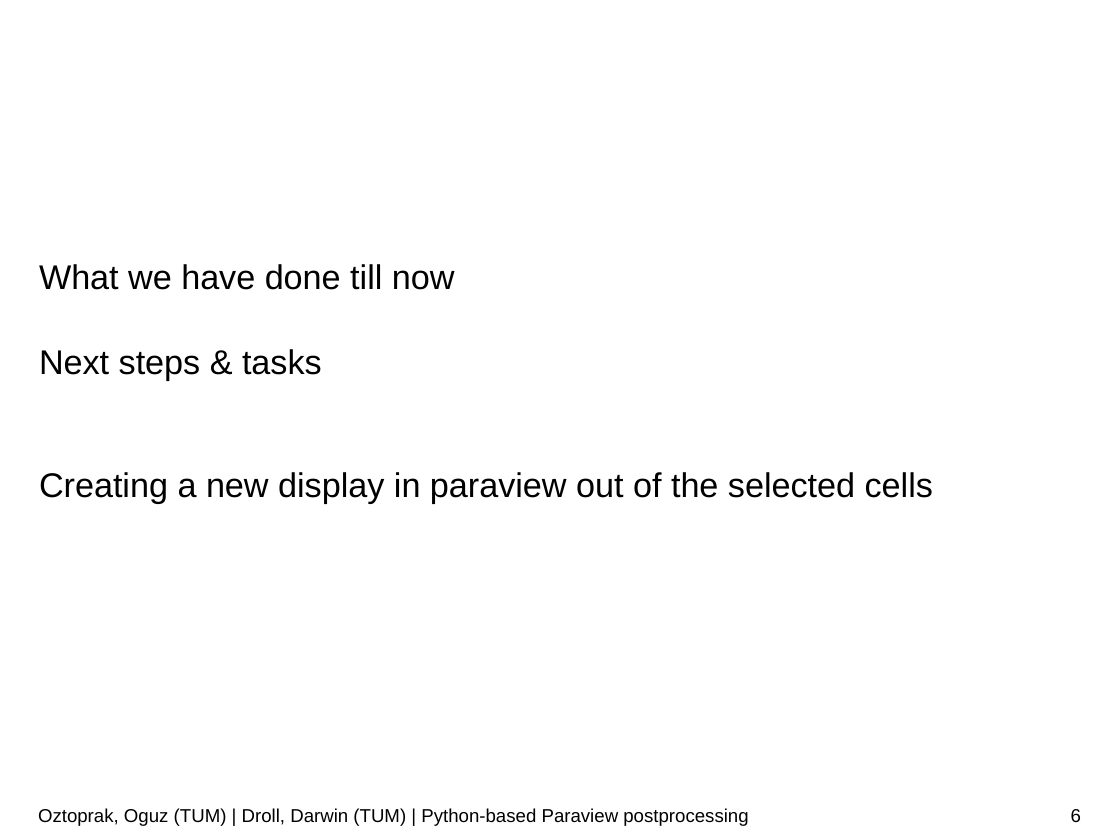
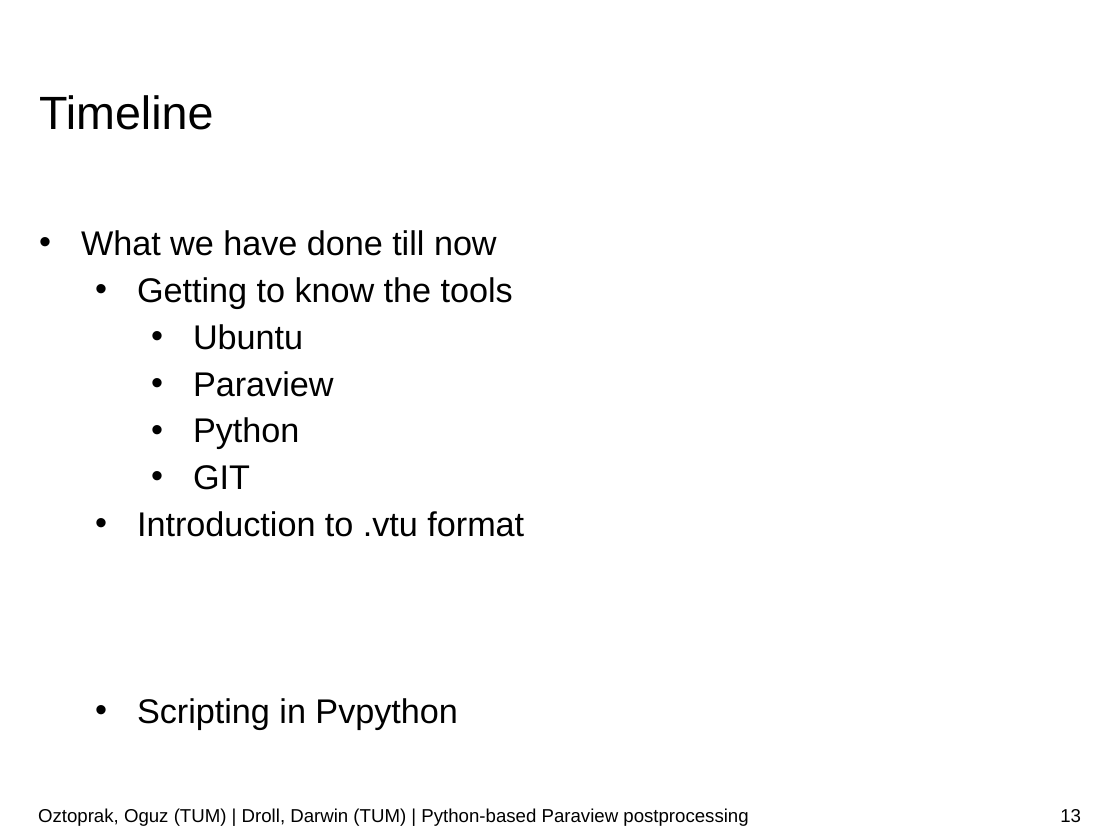
Before and after one commit to JusticeBoi/Paraview-PostProcessing-SoftwareLab, a slide deck: slide 13 of Paraview-postprocessor.pptx (slide 6 before the commit). Drawn at 1120x840 pixels with LibreOffice and Linux fonts; fonts in the diff are those of the drawing; background and template pictures are left out. Boxes give left, top, right and bottom in pixels: in the first picture for what was removed or moved away, otherwise in the second. Text is boxed around its words. In the diff, an @@ line names an element or a change of style, - is before the commit and + after.

```diff
--- a/Paraview-postprocessor.pptx
+++ b/Paraview-postprocessor.pptx
@@ text "Timeline" at (39, 95, 213, 130): line spacing 4pt to 11.3pt @@
@@ text at (81, 230, 497, 256): bullet none to • @@
@@ text at (137, 277, 524, 730): text changed @@
-Next steps & tasks
-Creating a new display in paraview out of the selected cells
+  • Getting to know the tools
+    • Ubuntu
+    • Paraview
+    • Python
+    • GIT
+  • Introduction to .vtu format
+  • Scripting in Pvpython
@@ page number at (1060, 809, 1081, 822): text changed @@
-6
+13
```
Also in this commit, not shown: 8 other slides changed, 7 slides added.
